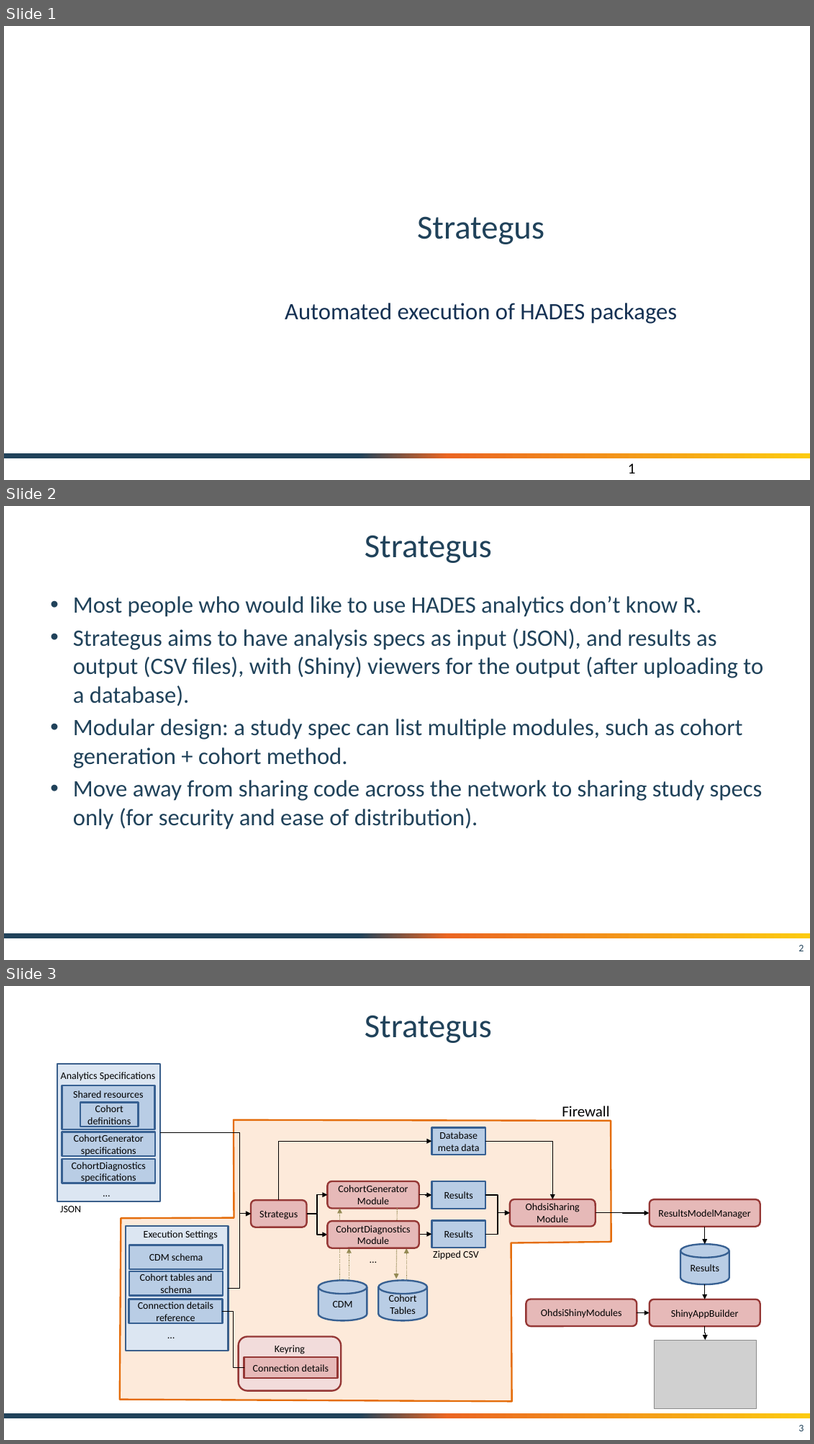
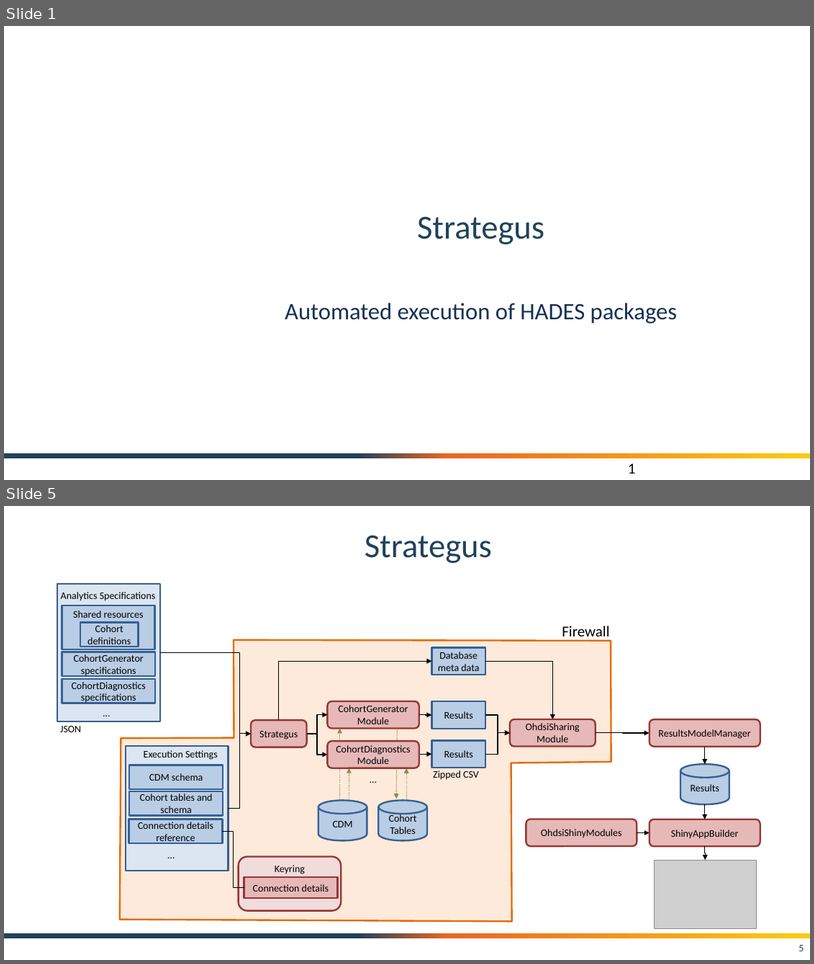
Before and after one commit to OHDSI/Tutorial-Hades, a slide deck: slides/Strategus.pptx. Shown one above the other, each under a label of ours: slides 1, 2 and 3 before the commit, slides 1 and 5 after it; the slides between them are not shown. The pictures are 814x1444 and 814x964 pixels, drawn with LibreOffice and Linux fonts; fonts in the diff are those of the drawing; grey boxes stand for pictures; background and template pictures are left out. Boxes give left, top, right and bottom in pixels: in the first picture for what was removed or moved away, otherwise in the second. Text is boxed around its words. In the diff, an @@ line names an element or a change of style, - is before the commit and + after.

```diff
--- a/slides/Strategus.pptx
+++ b/slides/Strategus.pptx
@@ slide 2 removed at box(4, 506, 810, 960), background #FFFFFF; not listed: 1 template element that a slide beside it also shows @@
@@ title removed at box(365, 535, 492, 563) @@
-Strategus
@@ text removed at box(73, 596, 764, 829) @@
-• Most people who would like to use HADES analytics don’t know R.
-• Strategus aims to have analysis specs as input (JSON), and results as output (CSV files), with (Shiny) viewers for the output (after uploading to a database).
-• Modular design: a study spec can list multiple modules, such as cohort generation + cohort method.
-• Move away from sharing code across the network to sharing study specs only (for security and ease of distribution).
@@ page number removed at box(799, 944, 804, 951) @@
-2
@@ what was slide 3 is now slide 5 @@
@@ page number at box(799, 944, 804, 951): text changed @@
-3
+5
```
Also in this commit, not shown: 4 slides added, 1 other slide removed, 2 other files.
